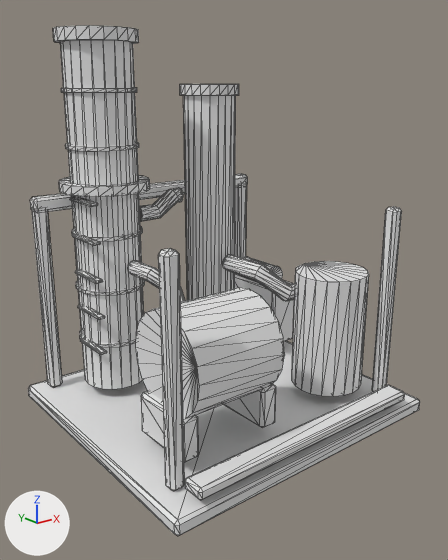
What one commit did to the glTF model assets/source/buildings/directorate/sources/industrial/fuel_refinery/lod0.gltf.
Both versions are drawn from a camera (50 mm lens) standing at (-1.014, -1.334, 0.386) and looking at (-0.024, -0.096, -0.109). Arrows for +X, +Y and +Z are at lower left; the lights stay in place. The picture after the commit comes second. Mesh edges are drawn as thin lines. Vertices at exactly the same position are counted once.

Names of what the first picture shows: 'lod0'.
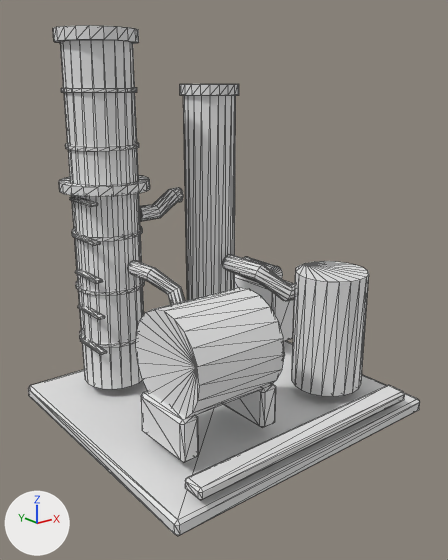
The change, as a diff of the scene's bpy script:
```diff
--- a/assets/source/buildings/directorate/sources/industrial/fuel_refinery/lod0.gltf.py
+++ b/assets/source/buildings/directorate/sources/industrial/fuel_refinery/lod0.gltf.py
@@ me_lod0 @@
 # used by ob_lod0; location = (0.0, 0.0, 0.0)
-me_lod0.from_pydata(...)  # 1064 vertices, 2008 faces; spans x -0.43..0.41, y -0.45..0.33, z -0.5..0.52
+me_lod0.from_pydata(...)  # 944 vertices, 1788 faces; spans x -0.43..0.41, y -0.45..0.33, z -0.5..0.52
+# me_lod0 part 1: the loose piece of 24 vertices spanning x 0.327..0.363, y -0.368..-0.332, z -0.46..0.08 is deleted
+# me_lod0 part 2: the loose piece of 24 vertices spanning x 0.327..0.363, y 0.257..0.293, z -0.46..0.08 is deleted
+# me_lod0 part 3: the loose piece of 24 vertices spanning x -0.383..-0.347, y -0.368..-0.332, z -0.46..0.08 is deleted
+# me_lod0 part 4: the loose piece of 24 vertices spanning x -0.383..-0.347, y 0.257..0.293, z -0.46..0.08 is deleted
+# me_lod0 part 5: the loose piece of 24 vertices spanning x -0.385..0.365, y 0.255..0.295, z 0.06..0.1 is deleted
```

What differs and where, as boxes [x1, y1, x2, y2] in the pictures (448 x 560 px):
part 1 of me_lod0, deleted: before [372, 207, 402, 392]
part 2 of me_lod0, deleted: before [235, 185, 247, 274]
part 3 of me_lod0, deleted: before [158, 248, 184, 491]
part 4 of me_lod0, deleted: before [32, 210, 62, 388]
part 5 of me_lod0, deleted: before [30, 174, 247, 212]
